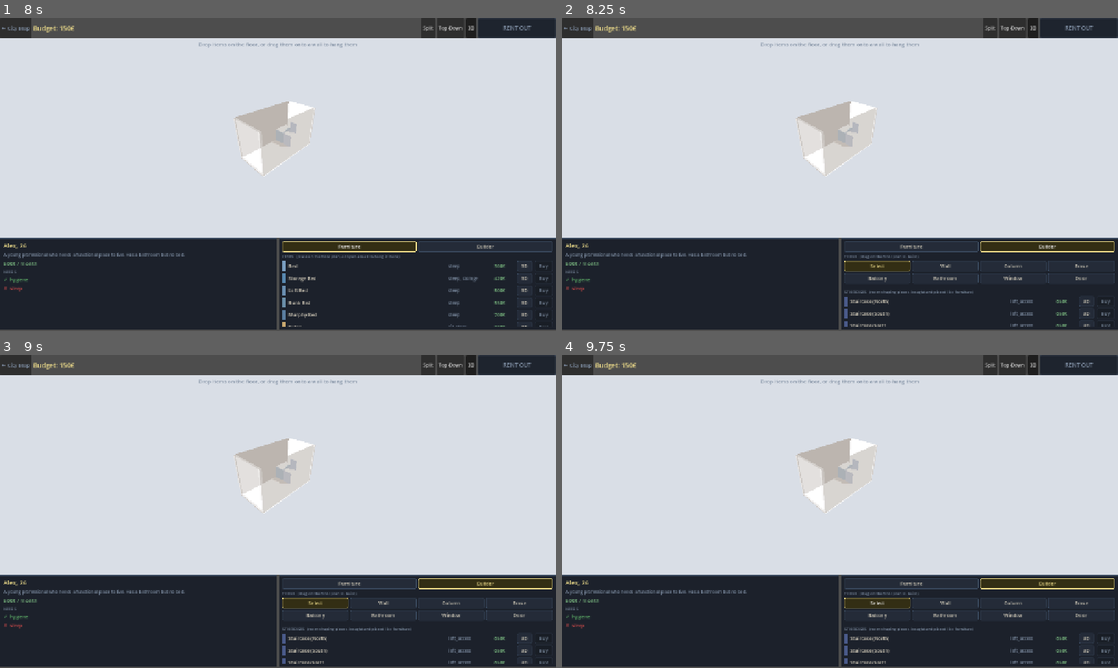
Above: before the commit, frames 1-4 (two rows, left to right).
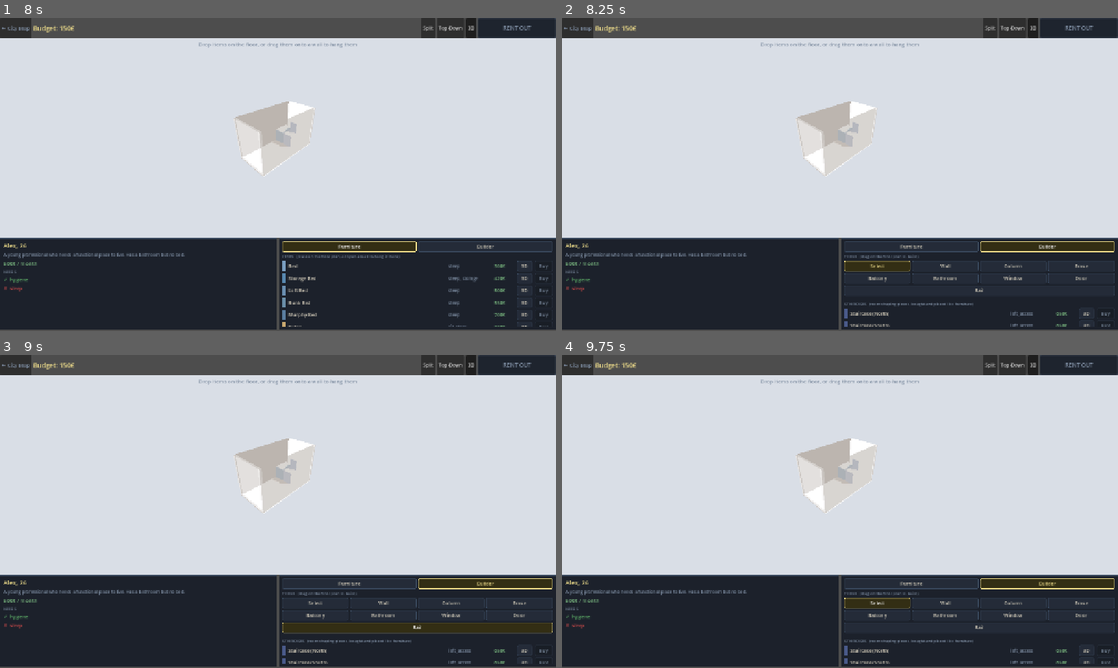
Above: after the commit, the same moments.

Repository: Bobovino/MakeItFit
Game: Godot game, scene res://scenes/CityMap.tscn
Same seed, same stepped clock (60 frames per second), same inputs: the game is played once before the commit and once after it.
Inputs (mouse positions are in pixels of both pictures, inside the frame that each line leads up to):
- Up to frame 1 (8 s): click "★ Replay" at 0.5 s; click "★ Replay" at 1.25 s; click "★ Replay" at 2 s; click "ENTER →" at 2.75 s; click "← City Map" at 3.5 s; click "ENTER →" at 4.25 s; click "Split" at 5 s; click "Top-Down" at 5.75 s; click "3D" at 6.5 s; click "Furniture" at 7.25 s
- Up to frame 2 (8.25 s): click "Builder" at 8 s
- Up to frame 3 (9 s): click (417, 627) at 8.75 s, where only the run after the commit has a clickable "Rail"
- Up to frame 4 (9.75 s): click "Select" at 9.5 s

Frame 1 is identical in both runs. In frame 2, 0.4% of the frame differs, in the area x 50-100%, y 85-99%; in frame 3, 1.3%, in the area x 50-100%, y 77-99%; in frame 4, 0.4%.

Commit message:
Builder tab: add rail draw/erase tool
Adds a Rail button (its own full-width third row) to the Builder tab,
reusing the Wall tool's press-drag-release-with-ghost mechanics via a
shared match arm. Wall.gd gains can_add_rail/add_rail/find_rail_near/
erase_rail_near, mirroring the existing wall-segment helpers; the
general Erase tool now also checks for a nearby rail after segments,
columns, and floor-kind tags.

Scope note: this only makes rails drawable/erasable, matching what
LevelEditor already authors into rails[]. Newly bought/placed
furniture dropped onto a rail during gameplay does not yet get
rail-locked automatically — that requires wiring into Furniture.gd's
several placement paths (top-down drag, wall drag, 3D drop) and is a
separate, larger task from this one.

Diff:
--- a/scripts/Inventory.gd
+++ b/scripts/Inventory.gd
@@ -139,6 +139,7 @@
 	var rows := [
 		[["", "Select"], ["wall", "Wall"], ["column", "Column"], ["erase", "Erase"]],
 		[["balcony", "Balcony"], ["bathroom", "Bathroom"], ["window", "Window"], ["door", "Door"]],
+		[["rail", "Rail"]],
 	]
 	for row_specs: Array in rows:
 		var row := HBoxContainer.new()
--- a/scripts/Main.gd
+++ b/scripts/Main.gd
@@ -1546,7 +1546,7 @@
 			_builder_press_consumed = true
 			var tile := _builder_tile_at(fl)
 			match _active_builder_tool:
-				"wall":
+				"wall", "rail":
 					_builder_press_tile = tile
 					_builder_cur_tile   = tile
 					_builder_drawing    = true
@@ -1601,13 +1601,15 @@
 			_builder_press_consumed = false
 			if _builder_drawing and _active_builder_tool == "wall":
 				_commit_builder_wall(fl)
+			elif _builder_drawing and _active_builder_tool == "rail":
+				_commit_builder_rail(fl)
 			_builder_drawing = false
 			_clear_builder_ghost()
 			get_viewport().set_input_as_handled()
 	elif event is InputEventMouseMotion and _builder_drawing:
 		var tile := _builder_tile_at(fl)
 		match _active_builder_tool:
-			"wall":
+			"wall", "rail":
 				# Axis-snap to whichever direction has moved further, same as
 				# LevelEditor's wall-drawing preview.
 				if absi(tile.x - _builder_press_tile.x) >= absi(tile.y - _builder_press_tile.y):
@@ -1640,6 +1642,18 @@
 	fl.add_segment(ps.x, ps.y, pe.x, pe.y)
 	Audio.play("place")
 	_refresh_functions()
+
+
+func _commit_builder_rail(fl: Floor) -> void:
+	var ps := _builder_press_tile
+	var pe := _builder_cur_tile
+	if ps == pe:
+		return
+	if not fl.can_add_rail(ps.x, ps.y, pe.x, pe.y):
+		Audio.play("error")
+		return
+	fl.add_rail(ps.x, ps.y, pe.x, pe.y)
+	Audio.play("place")
 
 
 func _update_builder_ghost(fl: Floor) -> void:
--- a/scripts/Wall.gd
+++ b/scripts/Wall.gd
@@ -512,8 +512,8 @@
 
 # General Builder-tab erase: tries a nearby wall segment first (only ones the
 # player could have added or that are otherwise demolishable), then a column
-# at the given tile, then a painted floor-kind tag. Returns true if something
-# was actually removed.
+# at the given tile, then a painted floor-kind tag, then a rail track.
+# Returns true if something was actually removed.
 func erase_near(local_pos: Vector2, tile: Vector2i) -> bool:
 	var idx := find_segment_near(local_pos, 1.5)
 	if idx >= 0:
@@ -533,6 +533,8 @@
 		floor_kind.erase(tile)
 		if grid_draw:
 			grid_draw.queue_redraw()
+		return true
+	if erase_rail_near(local_pos):
 		return true
 	return false
 
@@ -619,6 +621,48 @@
 		if d < best_d:
 			best_d = d; best_i = i
 	return best_i
+
+
+# Rails are axis-aligned sliding-furniture tracks — same {x1,y1,x2,y2} shape
+# as a wall segment but stored separately since they never block movement or
+# placement, only constrain how a piece dropped onto one can later slide.
+func can_add_rail(x1: int, y1: int, x2: int, y2: int) -> bool:
+	return x1 == x2 or y1 == y2  # must be axis-aligned; may cross furniture/floor freely
+
+
+func add_rail(x1: int, y1: int, x2: int, y2: int) -> void:
+	rails.append({"x1": x1, "y1": y1, "x2": x2, "y2": y2})
+	if grid_draw:
+		grid_draw.queue_redraw()
+
+
+func find_rail_near(fl_pos: Vector2, snap_tiles: float = 1.5) -> int:
+	var snap := float(TILE_SIZE) * snap_tiles
+	var best_d := snap
+	var best_i := -1
+	for i in range(rails.size()):
+		var rd := rails[i] as Dictionary
+		var pa := Vector2(rd["x1"] as int * TILE_SIZE, rd["y1"] as int * TILE_SIZE)
+		var pb := Vector2(rd["x2"] as int * TILE_SIZE, rd["y2"] as int * TILE_SIZE)
+		var seg := pb - pa
+		var len := seg.length()
+		if len < 1.0:
+			continue
+		var t := clampf((fl_pos - pa).dot(seg) / (len * len), 0.0, 1.0)
+		var d := fl_pos.distance_to(pa + seg * t)
+		if d < best_d:
+			best_d = d; best_i = i
+	return best_i
+
+
+func erase_rail_near(local_pos: Vector2) -> bool:
+	var idx := find_rail_near(local_pos, 1.5)
+	if idx < 0:
+		return false
+	rails.remove_at(idx)
+	if grid_draw:
+		grid_draw.queue_redraw()
+	return true
 
 
 func _near_edge(local: Vector2, x0: float, y0: float, x1: float, y1: float) -> String:
